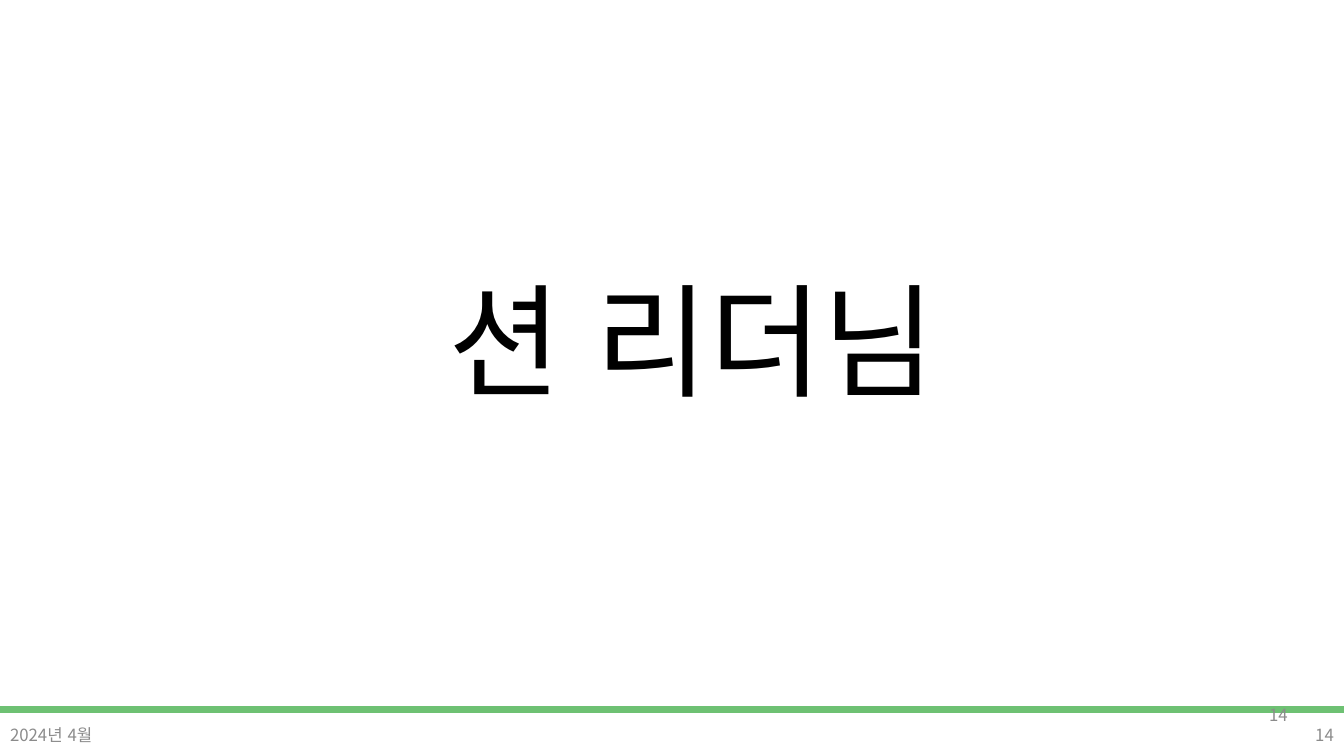
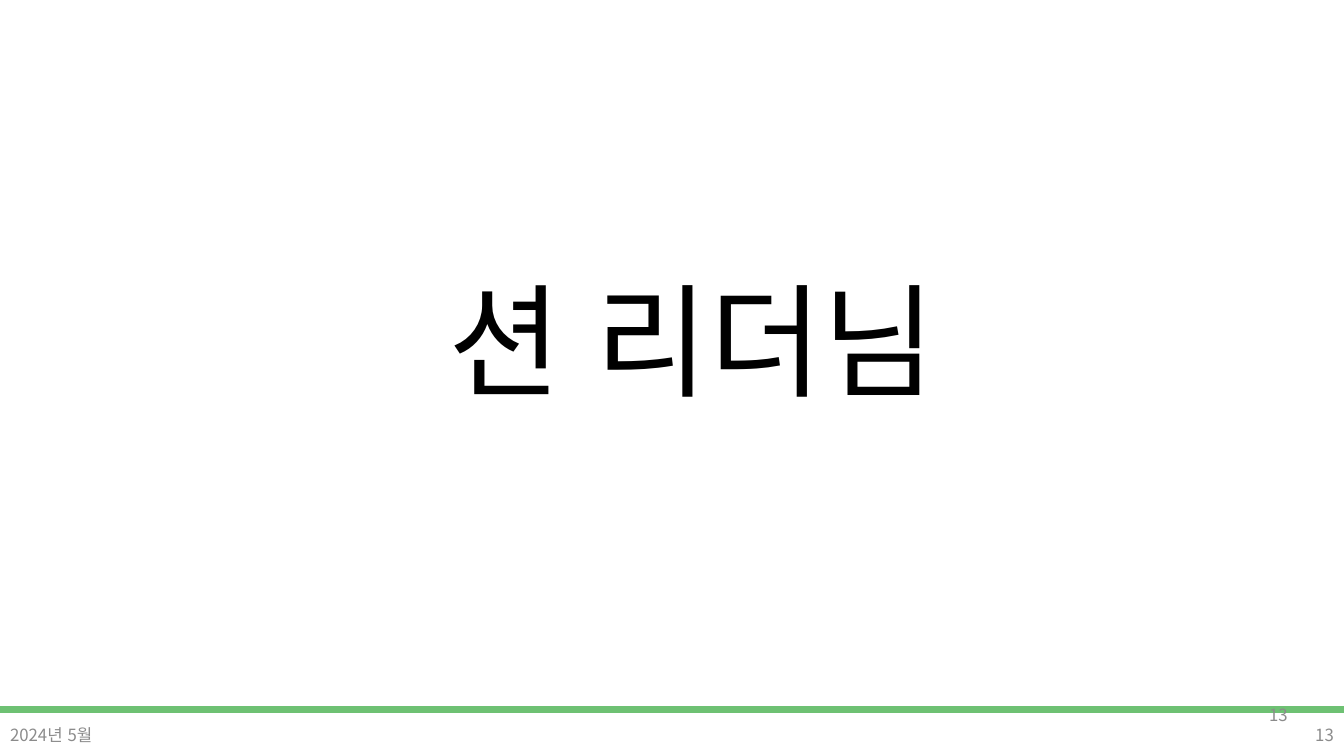
Before and after one commit to DevDamon0527/SeSAC_Yeongdeungpo_Campus_6th, a slide deck: slide 13 of material/[SeSAC_YDP_6] 01_ot,git.pptx (slide 14 before the commit). Drawn at 1344x756 pixels with LibreOffice and Linux fonts; fonts in the diff are those of the drawing; background and template pictures are left out. Boxes give left, top, right and bottom in pixels: in the first picture for what was removed or moved away, otherwise in the second. Text is boxed around its words. In the diff, an @@ line names an element or a change of style, - is before the commit and + after.

```diff
--- a/material/[SeSAC_YDP_6] 01_ot,git.pptx
+++ b/material/[SeSAC_YDP_6] 01_ot,git.pptx
@@ page number at bbox=[1269, 706, 1288, 721]: text changed @@
-14
+13
@@ text at bbox=[10, 727, 93, 742]: text changed @@
-2024년 4월
+2024년 5월
@@ page number at bbox=[1315, 728, 1334, 741]: text changed @@
-14
+13
```
Also in this commit, not shown: 29 other slides changed, 5 slides added, 4 slides removed.
